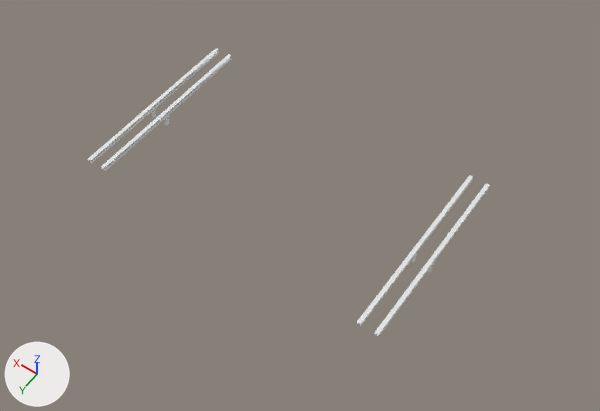
What one commit did to the OBJ model Resources/Meshes/31m/Station_Node_ThirdRail.obj.
The view is the same before and after, from a camera (50 mm lens) standing at (-16.8, 49.0, 33.6) and looking at (-1.3, 27.2, -0.7). The lights are fixed; the arrows at lower left show +X, +Y and +Z. Where no turn or scale is listed for an object, it has been applied to the vertices.

Names of what the first picture shows: 'Station_Node_ThirdRail'.
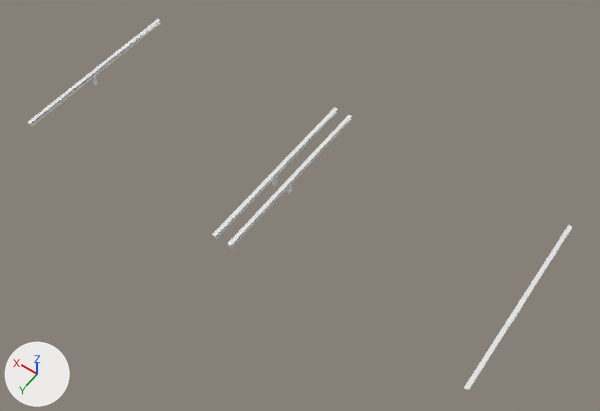
What differs and where, as boxes [x1, y1, x2, y2] in the pictures (600 x 411 px; the box of a moved part takes in the faces that stretch with it):
'Station_Node_ThirdRail', reshaped (35% wider, 29% taller): before [88, 48, 490, 337]; after [28, 19, 572, 391]
part 1 of me_station_node_thirdrail, moved or reshaped: before [101, 58, 231, 171]; after [28, 22, 161, 127]
part 2 of me_station_node_thirdrail, moved or reshaped: before [356, 180, 472, 326]; after [464, 230, 571, 391]
part 3 of me_station_node_thirdrail, moved or reshaped: before [164, 118, 169, 125]; after [92, 78, 98, 85]
part 4 of me_station_node_thirdrail, moved or reshaped: before [101, 54, 231, 168]; after [28, 19, 160, 124]
part 5 of me_station_node_thirdrail, moved or reshaped: before [357, 175, 473, 324]; after [465, 225, 572, 390]
part 6 of me_station_node_thirdrail, moved or reshaped: before [88, 52, 219, 164]; after [212, 112, 338, 239]
part 7 of me_station_node_thirdrail, moved or reshaped: before [151, 111, 157, 118]; after [272, 178, 277, 186]
part 8 of me_station_node_thirdrail, moved or reshaped: before [88, 48, 219, 161]; after [212, 107, 338, 236]
part 9 of me_station_node_thirdrail, moved or reshaped: before [374, 188, 489, 337]; after [228, 119, 352, 248]
part 10 of me_station_node_thirdrail, moved or reshaped: before [428, 266, 433, 272]; after [287, 187, 292, 194]
part 11 of me_station_node_thirdrail, moved or reshaped: before [374, 183, 490, 335]; after [227, 115, 352, 245]

What changed in the scene script:
```text
Change me_station_node_thirdrail:
    where me_station_node_thirdrail.from_pydata(...)  # 156 vertices, 180 faces; spans x -9.0..9.0, y 21.3..32.0, z -0.3..0.6
    used by ob_station_node_thirdrail; location = (0.0, 0.0, 0.0)
    me_station_node_thirdrail part 1: the loose piece of 11 vertices spanning x 7.8..8.1, y 21.3..32.0, z 0.4..0.5 is moved by (5.5, 0.0, 0.0)
    me_station_node_thirdrail part 2: the loose piece of 11 vertices spanning x -8.1..-7.8, y 21.3..32.0, z 0.4..0.5 is moved by (-5.5, 0.0, 0.0)
    me_station_node_thirdrail part 3: the loose piece of 8 vertices spanning x 7.9..8.0, y 27.0..27.2, z -0.3..0.4 is moved by (5.5, 0.0, 0.0)
    me_station_node_thirdrail part 4: the loose piece of 12 vertices spanning x 7.8..8.1, y 21.3..32.0, z 0.6 is moved by (5.5, 0.0, 0.0)
    me_station_node_thirdrail part 5: the loose piece of 12 vertices spanning x -8.1..-7.8, y 21.3..32.0, z 0.6 is moved by (-5.5, 0.0, 0.0)
    me_station_node_thirdrail part 6: the loose piece of 11 vertices spanning x 8.8..9.0, y 21.3..32.0, z 0.4..0.5 is moved by (-8.4, 0.0, 0.0)
    me_station_node_thirdrail part 7: the loose piece of 8 vertices spanning x 8.8..9.0, y 27.0..27.2, z -0.3..0.4 is moved by (-8.4, 0.0, 0.0)
    me_station_node_thirdrail part 8: the loose piece of 12 vertices spanning x 8.8..9.0, y 21.3..32.0, z 0.6 is moved by (-8.4, 0.0, 0.0)
    me_station_node_thirdrail part 9: the loose piece of 11 vertices spanning x -9.0..-8.8, y 21.3..32.0, z 0.4..0.5 is moved by (8.4, 0.0, 0.0)
    me_station_node_thirdrail part 10: the loose piece of 8 vertices spanning x -9.0..-8.8, y 27.0..27.2, z -0.3..0.4 is moved by (8.4, 0.0, 0.0)
    me_station_node_thirdrail part 11: the loose piece of 12 vertices spanning x -9.0..-8.8, y 21.3..32.0, z 0.6 is moved by (8.4, 0.0, 0.0)
```
